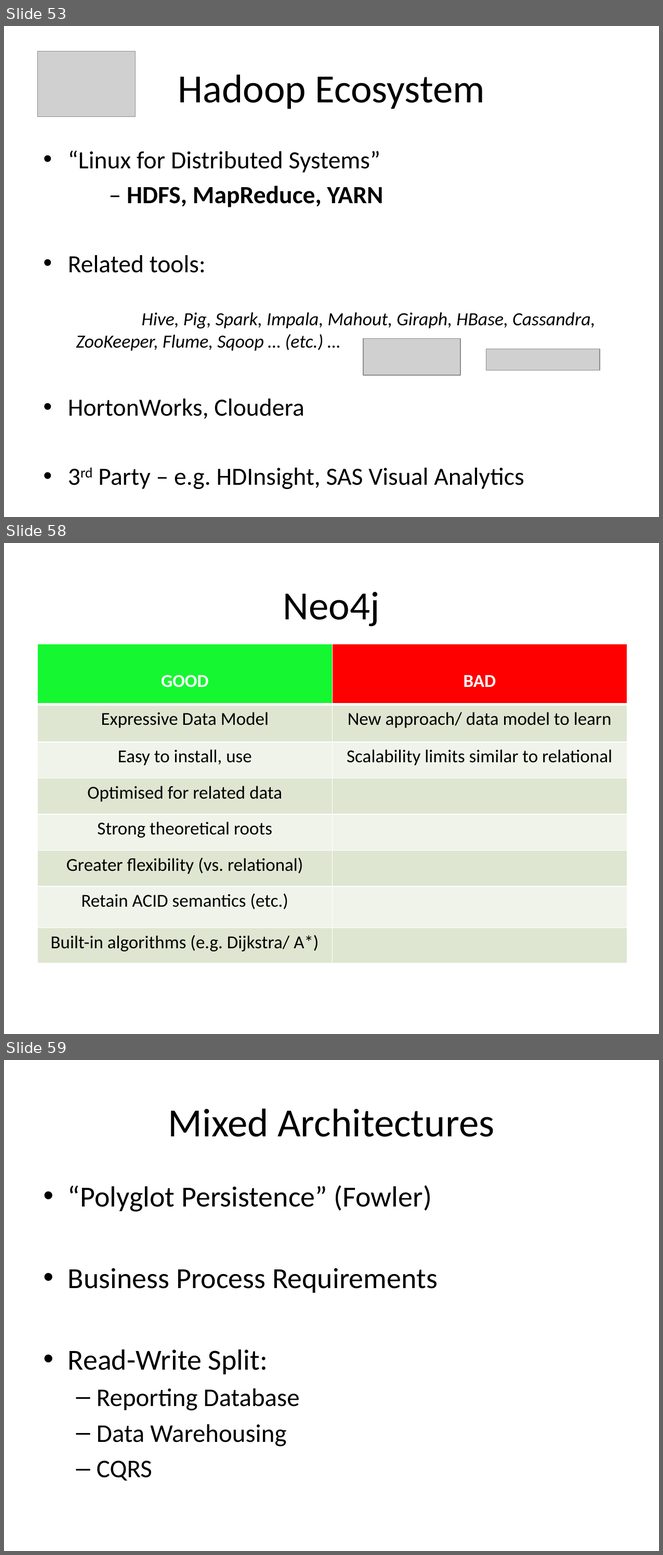
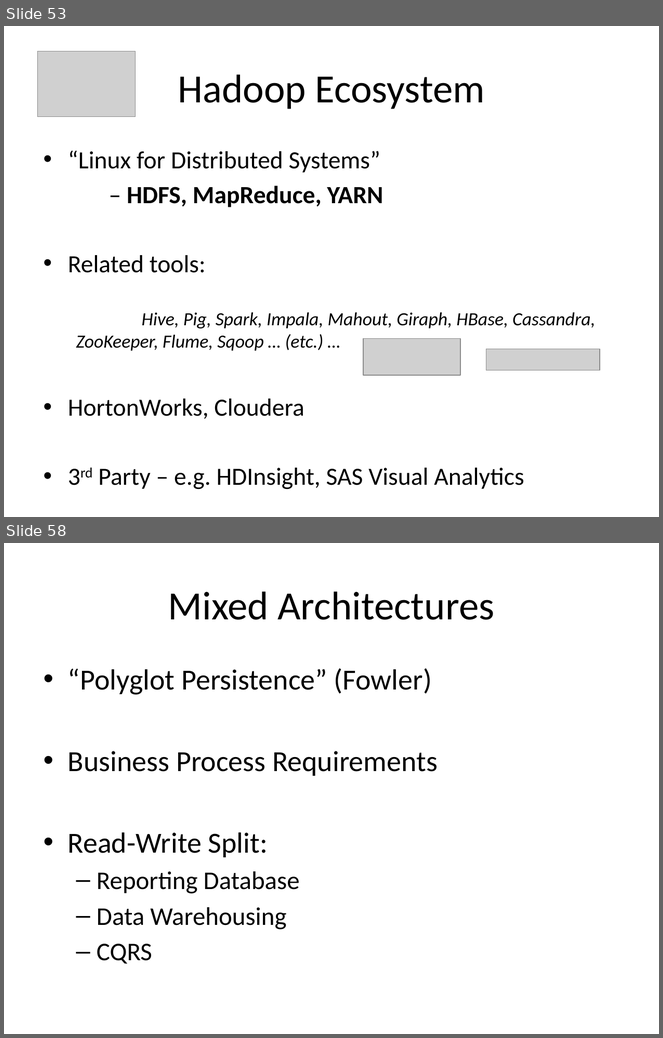
Before and after one commit to alexdgarland/database-demos, a slide deck: Slides/Not Only SQL - Picking A Database for DotNET.pptx. Shown one above the other, each under a label of ours: slides 53, 58 and 59 before the commit, slides 53 and 58 after it; the slides between them are not shown. The pictures are 663x1555 and 663x1038 pixels, drawn with LibreOffice and Linux fonts; fonts in the diff are those of the drawing; grey boxes stand for pictures. Boxes give left, top, right and bottom in pixels: in the first picture for what was removed or moved away, otherwise in the second. Text is boxed around its words. In the diff, an @@ line names an element or a change of style, - is before the commit and + after.

```diff
--- a/Slides/Not Only SQL - Picking A Database for DotNET.pptx
+++ b/Slides/Not Only SQL - Picking A Database for DotNET.pptx
@@ slide 58 removed at (x1=4, y1=543, x2=659, y2=1034), background #FFFFFF @@
@@ title removed at (x1=283, y1=592, x2=380, y2=627) @@
-Neo4j
@@ table removed at (x1=37, y1=644, x2=627, y2=964), 8 rows, 2 columns @@
-GOOD | BAD
-Expressive Data Model | New approach/ data model to learn
-Easy to install, use | Scalability limits similar to relational
-Optimised for related data | 
-Strong theoretical roots | 
-Greater flexibility (vs. relational) | 
-Retain ACID semantics (etc.) | 
-Built-in algorithms (e.g. Dijkstra/ A*) | 
@@ what was slide 59 is now slide 58 @@
```
Also in this commit, not shown: 8 slides changed, 3 slides added, 3 other slides removed, 1 other file.
